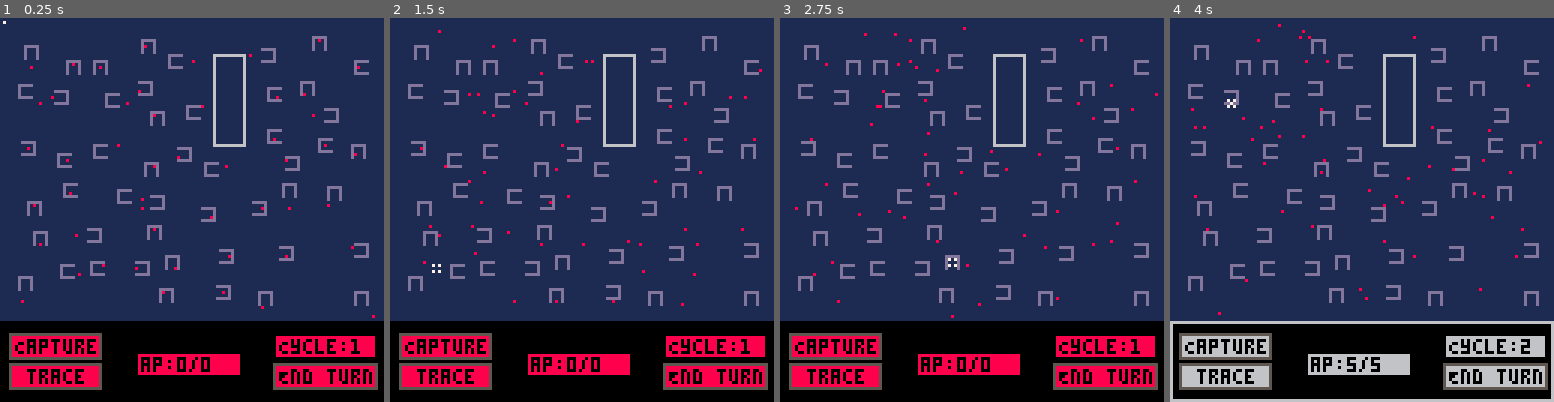
Above: before the commit, frames 1-4 (left to right).
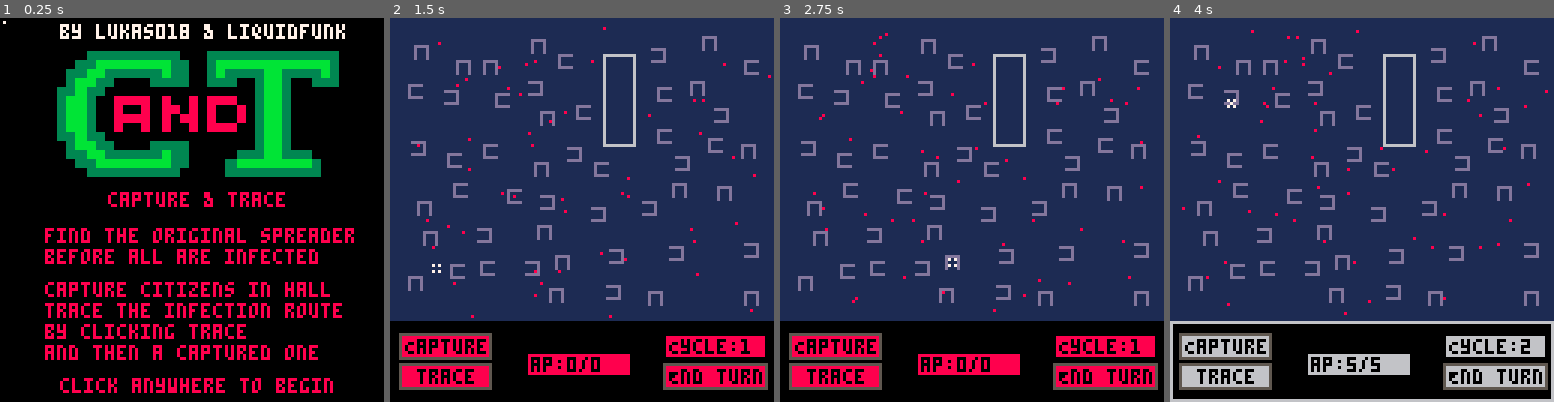
Above: after the commit, the same moments.

Repository: vholmer/capture-and-trace
Game: PICO-8 cartridge cart.p8
The game is run twice, just before and just after one commit, with the same random seed, the same clock (stepped at 60 frames per second) and the same inputs.
Inputs (mouse positions are in pixels of both pictures, inside the frame that each line leads up to):
- Up to frame 1 (0.25 s): no input
- Up to frame 2 (1.5 s): click (670, 121) at 0.67 s; click (436, 267) at 1.22 s
- Up to frame 3 (2.75 s): click (887, 114) at 1.77 s; click (952, 259) at 2.32 s
- Up to frame 4 (4 s): click (1404, 106) at 2.87 s; click (1465, 256) at 3.42 s; click (1231, 102) at 3.97 s

The runs differ from the first frame. In frame 1, 87% of the frame differs, in the area x 0-100%, y 0-98%; in frame 2, 0.6%; in frame 3, 0.6%; in frame 4, 0.6%.

Commit message:
main menu

Diff:
--- a/lua/draw.lua
+++ b/lua/draw.lua
@@ -196,6 +196,82 @@
 		end_turn_top_left_x + 1,
 		end_turn_top_left_y + 1,
 		0
+	)
+end
+
+function draw_menu()
+	sspr(
+		8,
+		0,
+		32,
+		16,
+		16,
+		8,
+		100,
+		48
+	)
+
+	print(
+		"by lukas018 & liquidfunk",
+		20,
+		2,
+		7
+	)
+
+	print(
+		"capture & trace",
+		36,
+		58,
+		8
+	)
+
+	print(
+		"find the original spreader",
+		15,
+		70,
+		8
+	)
+
+	print(
+		"before all are infected",
+		15,
+		77,
+		8
+	)
+
+	print(
+		"capture citizens in hall",
+		15,
+		88,
+		8
+	)
+
+	print(
+		"trace the infection route",
+		15,
+		95,
+		8
+	)
+
+	print(
+		"by clicking trace",
+		15,
+		102,
+		8
+	)
+
+	print(
+		"and then a captured one",
+		15,
+		109,
+		8
+	)
+
+	print(
+		"click anywhere to begin",
+		20,
+		120,
+		8
 	)
 end
 
--- a/lua/game.lua
+++ b/lua/game.lua
@@ -2,230 +2,239 @@
 	local mouse_x = stat(32)
 	local mouse_y = stat(33)
 
-	if 		mouse_x >= end_turn_top_left_x
-		and mouse_x <= end_turn_bot_right_x
-		and mouse_y >= end_turn_top_left_y
-		and mouse_y <= end_turn_bot_right_y
-	then
-		et_mouse_over = true
+	curr_mbtn = stat(34)
+
+	if in_menu then
+		if curr_mbtn == 1 and prev_mbtn == 0 then
+			in_menu = false
+			in_cycle = true
+			buttons_disabled = false
+			music(1)
+		end
 	else
-		et_mouse_over = false
-	end
-
-	if 		mouse_x >= capture_top_left_x
-		and mouse_x <= capture_bot_right_x
-		and mouse_y >= capture_top_left_y
-		and mouse_y <= capture_bot_right_y
-	then
-		capture_mouse_over = true
-	else
-		capture_mouse_over = false
-	end
-
-	if 		mouse_x >= trace_top_left_x
-		and mouse_x <= trace_bot_right_x
-		and mouse_y >= trace_top_left_y
-		and mouse_y <= trace_bot_right_y
-	then
-		trace_mouse_over = true
-	else
-		trace_mouse_over = false
-	end
-
-	if 		go_no_top_left_x ~= nil
-		and go_yes_top_left_x ~= nil
-		and game_over or victory
-	then
-		if 		mouse_x >= go_no_top_left_x
-			and mouse_x <= go_no_bot_right_x
-			and mouse_y >= go_no_top_left_y
-			and mouse_y <= go_no_bot_right_y
-		then
-			go_no_mouse_over = true
-		else
-			go_no_mouse_over = false
-		end
-
-		if 		mouse_x >= go_yes_top_left_x
-			and mouse_x <= go_yes_bot_right_x
-			and mouse_y >= go_yes_top_left_y
-			and mouse_y <= go_yes_bot_right_y
-		then
-			go_yes_mouse_over = true
-		else
-			go_yes_mouse_over = false
-		end
-	end
-
-	curr_mbtn = stat(34)
-
-	if curr_mbtn == 1 and prev_mbtn == 0 then -- left click
 		if 		mouse_x >= end_turn_top_left_x
 			and mouse_x <= end_turn_bot_right_x
 			and mouse_y >= end_turn_top_left_y
 			and mouse_y <= end_turn_bot_right_y
-			and not buttons_disabled
 		then
-			agent_to_capture = nil
-			agent_to_trace = nil
-			capturing = false
-			tracing = false
+			et_mouse_over = true
+		else
 			et_mouse_over = false
-			in_cycle = true
-			time_cycle = 100
-			return
-		end
-
-		if		mouse_x >= capture_top_left_x
+		end
+
+		if 		mouse_x >= capture_top_left_x
 			and mouse_x <= capture_bot_right_x
 			and mouse_y >= capture_top_left_y
 			and mouse_y <= capture_bot_right_y
-			and not tracing
 		then
-			capturing = true
-		end
-
-		if		mouse_x >= trace_top_left_x
+			capture_mouse_over = true
+		else
+			capture_mouse_over = false
+		end
+
+		if 		mouse_x >= trace_top_left_x
 			and mouse_x <= trace_bot_right_x
 			and mouse_y >= trace_top_left_y
 			and mouse_y <= trace_bot_right_y
-			and not capturing
 		then
-			tracing = true
-		end
-
-		if capturing and agent_to_capture ~= nil then
-			capture_cost = 5
-			if curr_ap >= capture_cost then
-				rand_x = flr(rnd(hall.bot_right_x - hall.top_left_x - 1)) + hall.top_left_x + 1
-				rand_y = flr(rnd(hall.bot_right_y - hall.top_left_y - 1)) + hall.top_left_y + 1
-
-				make_particle_line(
-					agent_to_capture.x,
-					agent_to_capture.y,
-					rand_x,
-					rand_y,
-					3,
-					9,
-					10,
-					1
-				)
-
-				make_exp_circle(
-					rand_x,
-					rand_y,
-					0.6,
-					8,
-					10
-				)
-
-				agent_to_capture.x = rand_x
-				agent_to_capture.y = rand_y
-				agent_to_capture.is_captured = true
-				curr_ap -= capture_cost
-				agent_to_capture = nil
-			end
-		end
-
-		if tracing and agent_to_trace ~= nil then
-			trace_cost = 5
-			if curr_ap >= trace_cost then
-				agent_to_trace.trace_depth += 1
-
-				local prev_snatcher, next_snatcher
-
-				if agent_to_trace.snatched_by ~= nil then
-					prev_snatcher = nil
-					next_snatcher = agent_to_trace
-
-					for i = 0, agent_to_trace.trace_depth do
-						prev_snatcher = next_snatcher
-						if next_snatcher.snatched_by == nil then
-							next_snatcher = nil
-							break
-						end
-						next_snatcher = next_snatcher.snatched_by
-					end
-				end
-
-				if next_snatcher == nil then
-					curr_ap -= trace_cost
-					if not agent_to_trace.is_snatcher then
-						make_particle_line(
-							agent_to_trace.x,
-							agent_to_trace.y,
-							agent_to_trace.home_x,
-							agent_to_trace.home_y,
-							3,
-							9,
-							10,
-							1
-						)
-
-						agent_to_trace.x = agent_to_trace.home_x
-						agent_to_trace.y = agent_to_trace.home_y
-
-						make_exp_circle(
-							agent_to_trace.home_x,
-							agent_to_trace.home_y,
-							0.6,
-							8,
-							10
-						)
-					end
-					agent_to_trace = nil
-					return
-				end
-
-				make_particle_line(
-					prev_snatcher.x,
-					prev_snatcher.y,
-					next_snatcher.x,
-					next_snatcher.y,
-					3,
-					3,
-					11,
-					trace_particle_chance
-				)
-				add(trace_pairs, {prev_snatcher, next_snatcher})
-
-				make_exp_circle(
-					next_snatcher.x,
-					next_snatcher.y,
-					0.6,
-					8,
-					3
-				)
-
-				curr_ap -= trace_cost
-				agent_to_trace = nil
-			end
+			trace_mouse_over = true
+		else
+			trace_mouse_over = false
 		end
 
 		if 		go_no_top_left_x ~= nil
 			and go_yes_top_left_x ~= nil
+			and game_over or victory
 		then
+			if 		mouse_x >= go_no_top_left_x
+				and mouse_x <= go_no_bot_right_x
+				and mouse_y >= go_no_top_left_y
+				and mouse_y <= go_no_bot_right_y
+			then
+				go_no_mouse_over = true
+			else
+				go_no_mouse_over = false
+			end
+
 			if 		mouse_x >= go_yes_top_left_x
 				and mouse_x <= go_yes_bot_right_x
 				and mouse_y >= go_yes_top_left_y
 				and mouse_y <= go_yes_bot_right_y
-				and (game_over or victory)
-			then
-				run("try again")
-			end
-
-			if 		mouse_x >= go_no_top_left_x
-				and mouse_x <= go_no_bot_right_x
-				and mouse_y >= go_no_top_left_y
-				and mouse_y <= go_no_bot_right_y
-				and (game_over or victory)
-			then
-				stop()
-			end
-		end
-	elseif stat(34) == 2 then -- right click
-		capturing = false
-		tracing = false
+			then
+				go_yes_mouse_over = true
+			else
+				go_yes_mouse_over = false
+			end
+		end
+
+		if curr_mbtn == 1 and prev_mbtn == 0 then -- left click
+			if 		mouse_x >= end_turn_top_left_x
+				and mouse_x <= end_turn_bot_right_x
+				and mouse_y >= end_turn_top_left_y
+				and mouse_y <= end_turn_bot_right_y
+				and not buttons_disabled
+			then
+				agent_to_capture = nil
+				agent_to_trace = nil
+				capturing = false
+				tracing = false
+				et_mouse_over = false
+				in_cycle = true
+				time_cycle = 100
+				return
+			end
+
+			if		mouse_x >= capture_top_left_x
+				and mouse_x <= capture_bot_right_x
+				and mouse_y >= capture_top_left_y
+				and mouse_y <= capture_bot_right_y
+				and not tracing
+			then
+				capturing = true
+			end
+
+			if		mouse_x >= trace_top_left_x
+				and mouse_x <= trace_bot_right_x
+				and mouse_y >= trace_top_left_y
+				and mouse_y <= trace_bot_right_y
+				and not capturing
+			then
+				tracing = true
+			end
+
+			if capturing and agent_to_capture ~= nil then
+				capture_cost = 5
+				if curr_ap >= capture_cost then
+					rand_x = flr(rnd(hall.bot_right_x - hall.top_left_x - 1)) + hall.top_left_x + 1
+					rand_y = flr(rnd(hall.bot_right_y - hall.top_left_y - 1)) + hall.top_left_y + 1
+
+					make_particle_line(
+						agent_to_capture.x,
+						agent_to_capture.y,
+						rand_x,
+						rand_y,
+						3,
+						9,
+						10,
+						1
+					)
+
+					make_exp_circle(
+						rand_x,
+						rand_y,
+						0.6,
+						8,
+						10
+					)
+
+					agent_to_capture.x = rand_x
+					agent_to_capture.y = rand_y
+					agent_to_capture.is_captured = true
+					curr_ap -= capture_cost
+					agent_to_capture = nil
+				end
+			end
+
+			if tracing and agent_to_trace ~= nil then
+				trace_cost = 5
+				if curr_ap >= trace_cost then
+					agent_to_trace.trace_depth += 1
+
+					local prev_snatcher, next_snatcher
+
+					if agent_to_trace.snatched_by ~= nil then
+						prev_snatcher = nil
+						next_snatcher = agent_to_trace
+
+						for i = 0, agent_to_trace.trace_depth do
+							prev_snatcher = next_snatcher
+							if next_snatcher.snatched_by == nil then
+								next_snatcher = nil
+								break
+							end
+							next_snatcher = next_snatcher.snatched_by
+						end
+					end
+
+					if next_snatcher == nil then
+						curr_ap -= trace_cost
+						if not agent_to_trace.is_snatcher then
+							make_particle_line(
+								agent_to_trace.x,
+								agent_to_trace.y,
+								agent_to_trace.home_x,
+								agent_to_trace.home_y,
+								3,
+								9,
+								10,
+								1
+							)
+
+							agent_to_trace.x = agent_to_trace.home_x
+							agent_to_trace.y = agent_to_trace.home_y
+
+							make_exp_circle(
+								agent_to_trace.home_x,
+								agent_to_trace.home_y,
+								0.6,
+								8,
+								10
+							)
+						end
+						agent_to_trace = nil
+						return
+					end
+
+					make_particle_line(
+						prev_snatcher.x,
+						prev_snatcher.y,
+						next_snatcher.x,
+						next_snatcher.y,
+						3,
+						3,
+						11,
+						trace_particle_chance
+					)
+					add(trace_pairs, {prev_snatcher, next_snatcher})
+
+					make_exp_circle(
+						next_snatcher.x,
+						next_snatcher.y,
+						0.6,
+						8,
+						3
+					)
+
+					curr_ap -= trace_cost
+					agent_to_trace = nil
+				end
+			end
+
+			if 		go_no_top_left_x ~= nil
+				and go_yes_top_left_x ~= nil
+			then
+				if 		mouse_x >= go_yes_top_left_x
+					and mouse_x <= go_yes_bot_right_x
+					and mouse_y >= go_yes_top_left_y
+					and mouse_y <= go_yes_bot_right_y
+					and (game_over or victory)
+				then
+					run("retry")
+				end
+
+				if 		mouse_x >= go_no_top_left_x
+					and mouse_x <= go_no_bot_right_x
+					and mouse_y >= go_no_top_left_y
+					and mouse_y <= go_no_bot_right_y
+					and (game_over or victory)
+				then
+					stop()
+				end
+			end
+		elseif stat(34) == 2 then -- right click
+			capturing = false
+			tracing = false
+		end
 	end
 
 	prev_mbtn = curr_mbtn
--- a/lua/globals.lua
+++ b/lua/globals.lua
@@ -19,12 +19,13 @@
 home_radius = home_size \ 2
 cycle_count = 1
 time_cycle = 100
+in_menu = true
 in_cycle = true
 max_ap = 0
 curr_ap = 0
 ap_limit = 30
 et_mouse_over = false
 snatch_radius = 3
-snatch_chance = 0.1 -- percent
+snatch_chance = 1 -- percent
 game_over = false
 buttons_disabled = false
--- a/lua/main.lua
+++ b/lua/main.lua
@@ -1,9 +1,19 @@
 function _init()
 	local n = 50
+	if stat(6) == "retry" then
+		in_menu = false
+	else
+		in_cycle = false
+		buttons_disabled = true
+	end
 	make_world()
 	make_hall()
 	make_agents(n)
-    music(1)
+	if in_menu then
+    	music(21)
+    else
+    	music(1)
+    end
 end
 
 function _update()
@@ -38,7 +48,7 @@
 	foreach(exp_circles, circle_act)
 	game_over = is_game_over()
 	victory = is_victory()
-	if game_over or victory then
+	if game_over or victory or in_menu then
 		capturing = false
 		tracing = false
 		buttons_disabled = true
@@ -47,29 +57,35 @@
 end
 
 function _draw()
-	cls(1)
-	rectfill(0, 101, 127, 127, 0)
-	if not in_cycle then
-		rect(0, 101, 127, 127, 6)
+	if in_menu then
+		cls(0)
+		draw_menu()
+		draw_mouse()
+	else
+		cls(1)
+		rectfill(0, 101, 127, 127, 0)
+		if not in_cycle then
+			rect(0, 101, 127, 127, 6)
+		end
+		foreach(agents, draw_home)
+		draw_trace_lines()
+		foreach(agents, draw_agent)
+		draw_hall()
+		draw_exp_circles()
+		draw_particles()
+		draw_endturn()
+		draw_cycle()
+		draw_ap()
+		draw_actions()
+		if game_over then
+			draw_game_over()
+		elseif victory then
+			draw_victory()
+		end
+		draw_capture()
+		draw_trace()
+		draw_mouse()
+		--print("CPU: " .. stat(1), 0, 0, 7)
+		--print("MEM: " .. stat(0), 0, 6, 7)
 	end
-	foreach(agents, draw_home)
-	draw_trace_lines()
-	foreach(agents, draw_agent)
-	draw_hall()
-	draw_exp_circles()
-	draw_particles()
-	draw_endturn()
-	draw_cycle()
-	draw_ap()
-	draw_actions()
-	if game_over then
-		draw_game_over()
-	elseif victory then
-		draw_victory()
-	end
-	draw_capture()
-	draw_trace()
-	draw_mouse()
-	--print("CPU: " .. stat(1), 0, 0, 7)
-	--print("MEM: " .. stat(0), 0, 6, 7)
 end
Not shown, changed: 23 lines of the sprite sheet (__gfx__) section of cart.p8
